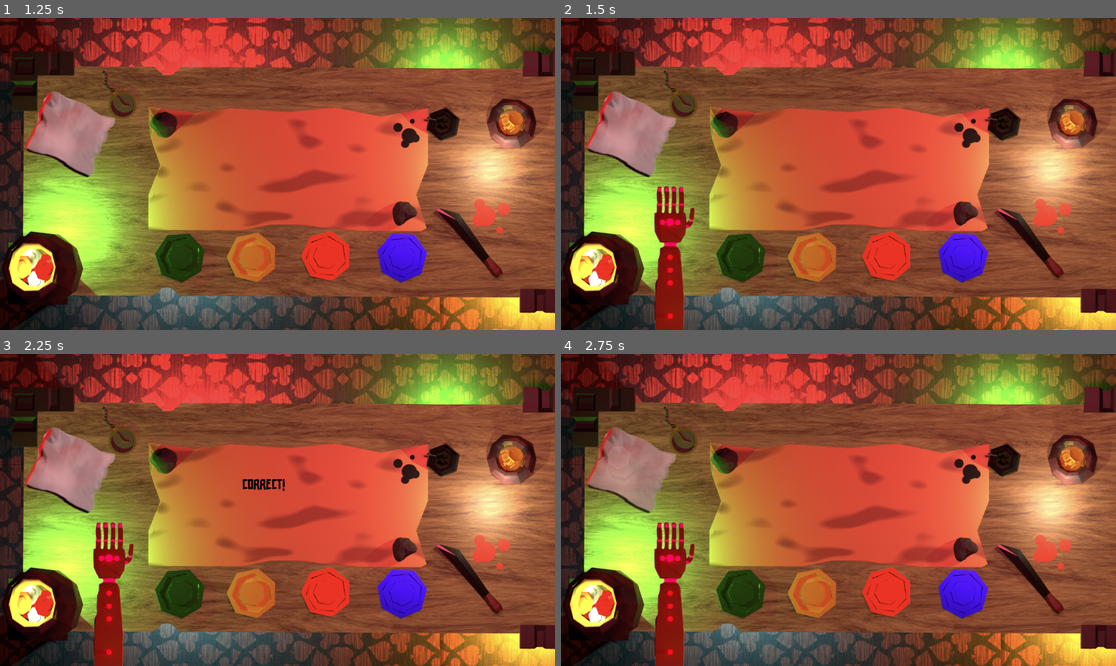
Above: before the commit, frames 1-4 (two rows, left to right).
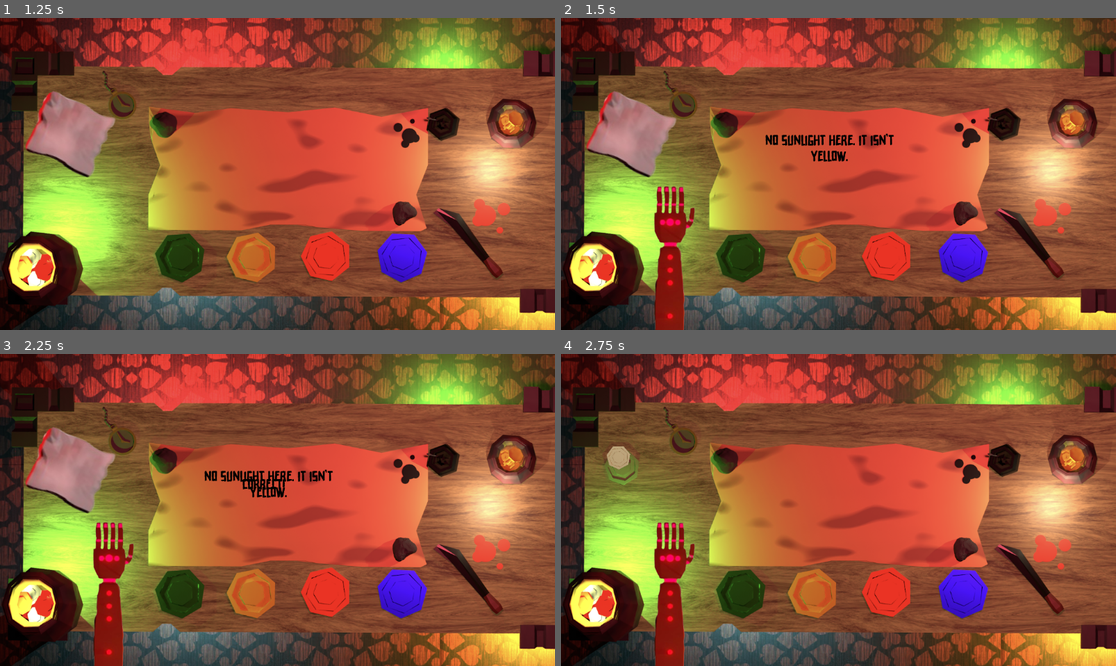
Above: after the commit, the same moments.

Repository: avanishbadhan/jumpstart
Game: Godot game, scene res://start.tscn
Same seed, same stepped clock (60 frames per second), same inputs: the game is played once before the commit and once after it.
Inputs (mouse positions are in pixels of both pictures, inside the frame that each line leads up to):
- Up to frame 1 (1.25 s): click "Start" at 0.5 s
- Up to frame 2 (1.5 s): click (1043, 233) at 1.25 s
- Up to frame 3 (2.25 s): click (327, 597) at 2 s
- Up to frame 4 (2.75 s): no input

Frame 1 is identical in both runs. In frame 2, 0.7% of the frame differs, in the area x 36-60%, y 36-47%; in frame 3, 0.6%; in frame 4, 2.6%, in the area x 4-21%, y 23-52%.

Commit message:
working code(no start instructions)

Diff:
--- a/blue_select.gd
+++ b/blue_select.gd
@@ -31,6 +31,6 @@
 	tween.tween_property(cloth, "modulate:a", 1.0, 1.0).set_delay(1.5)
 	sprite.pick_random_number()
 	disabled = false
+	$"../yellow_select".disabled = false
 	$"../red_select".disabled = false
-	$"../blue_select".disabled = false
 	$"../green_select".disabled = false
--- a/green_select.gd
+++ b/green_select.gd
@@ -31,6 +31,6 @@
 	tween.tween_property(cloth, "modulate:a", 1.0, 1.0).set_delay(1.5)
 	sprite.pick_random_number()
 	disabled = false
+	$"../yellow_select".disabled = false
+	$"../blue_select".disabled = false
 	$"../red_select".disabled = false
-	$"../blue_select".disabled = false
-	$"../green_select".disabled = false
--- a/popUp.gd
+++ b/popUp.gd
@@ -18,7 +18,7 @@
 
 
 func _button_pressed():
-	#popup_label.modulate = Color(0, 0, 0)
+	popup_label.modulate = Color(0, 0, 0)
 	slice.play()
 	cutting.play()
 	if(hiddenCoin.texture != blue_tTure):
@@ -56,3 +56,7 @@
 		var timer2 = get_tree().create_timer(1.0)
 		await timer2.timeout
 		get_tree().change_scene_to_file("res://gameover.tscn")
+	popup_label.visible = true
+	var timer3 = get_tree().create_timer(1.0)
+	await timer3.timeout
+	popup_label.visible = false
--- a/red_select.gd
+++ b/red_select.gd
@@ -27,10 +27,10 @@
 	$"../green_select".disabled = true
 
 	var tween = create_tween()
-	tween.tween_property(cloth, "modulate:a", 0.0, 1.0)
-	tween.tween_property(cloth, "modulate:a", 1.0, 1.0).set_delay(1.5)
+	tween.tween_property(cloth, "modulate:a", 0.0, 0.1)
+	tween.tween_property(cloth, "modulate:a", 1.0, 0.1).set_delay(1.5)
 	sprite.pick_random_number()
 	disabled = false
-	$"../red_select".disabled = false
+	$"../yellow_select".disabled = false
 	$"../blue_select".disabled = false
 	$"../green_select".disabled = false
